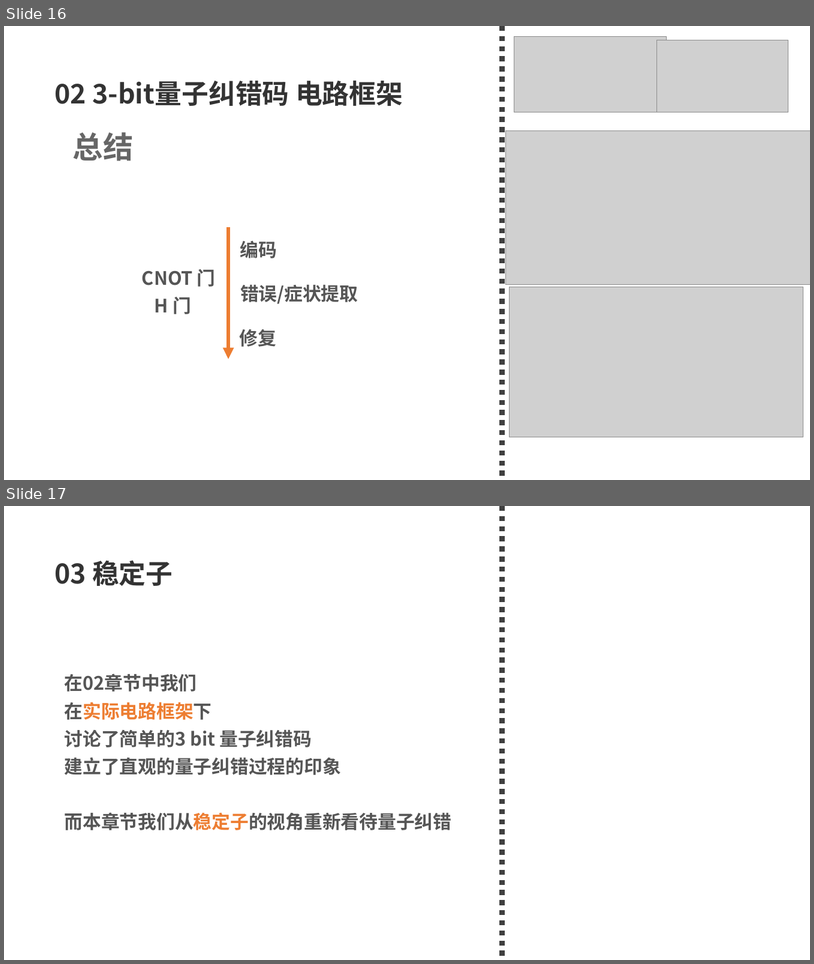
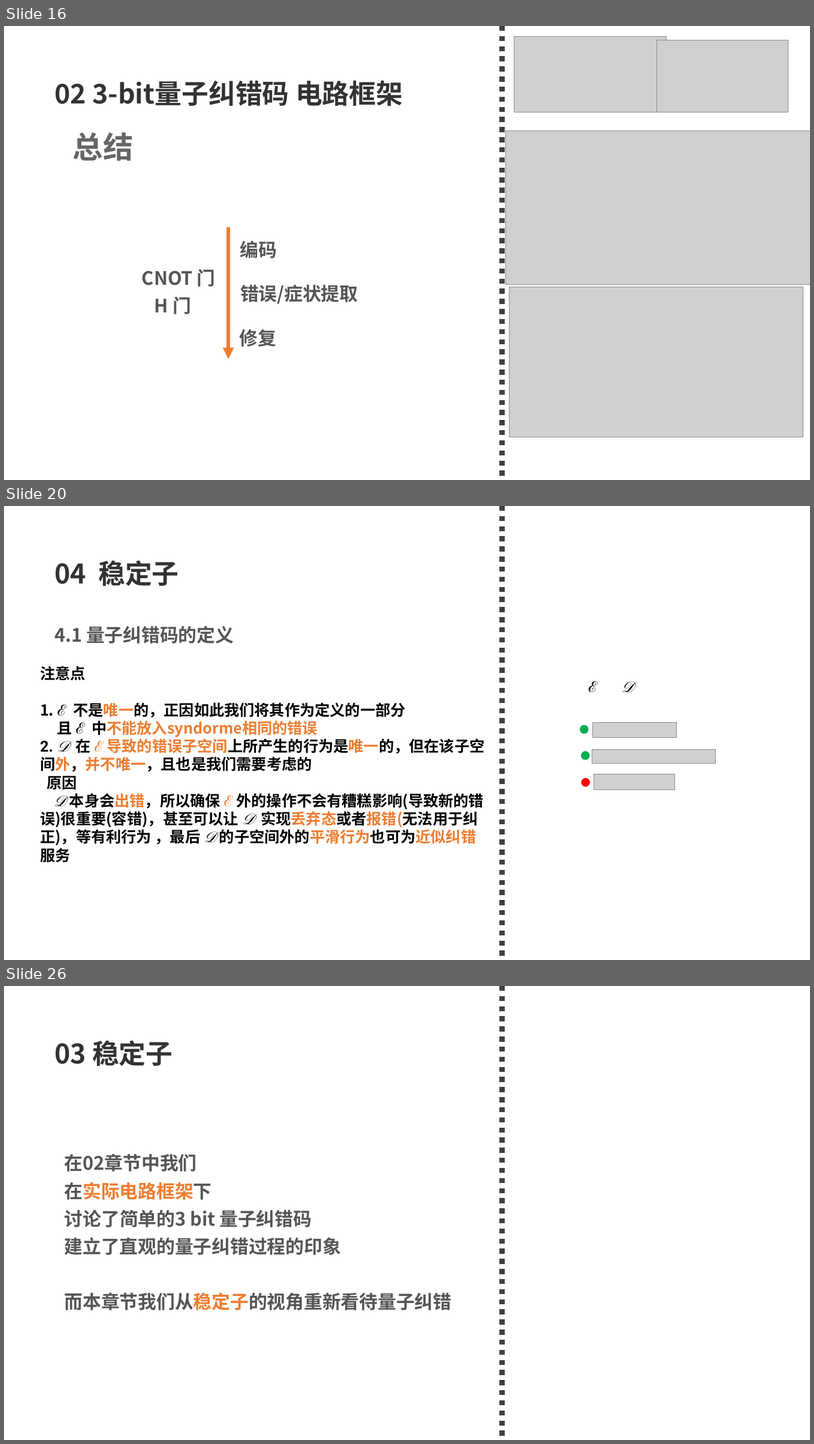
Before and after one commit to 77-223255/LM_QEC, a slide deck: what_i_learn/量子纠错导论.pptx. Shown one above the other, each under a label of ours: slides 16 and 17 before the commit, slides 16, 20 and 26 after it; the slides between them are not shown. The pictures are 814x964 and 814x1444 pixels, drawn with LibreOffice and Linux fonts; fonts in the diff are those of the drawing; grey boxes stand for pictures. Boxes give left, top, right and bottom in pixels: in the first picture for what was removed or moved away, otherwise in the second. Text is boxed around its words. In the diff, an @@ line names an element or a change of style, - is before the commit and + after.

Commit message:
更新 journal 并上传最新量子纠错导论 PPT

```diff
--- a/what_i_learn/量子纠错导论.pptx
+++ b/what_i_learn/量子纠错导论.pptx
@@ slide 20 added at [4,506,810,960], background #FFFFFF @@
@@ line added from (503, 506) to (503, 960), #404040 6 pt dashed @@
@@ text added at [54,560,179,586], 32 pt, text #333333, bold @@
+04 稳定子
@@ text added at [54,625,234,643], 22 pt, text #555555, bold @@
+4.1 量子纠错码的定义
@@ text added at [40,666,485,862], 18 pt, text #000000, bold @@
+注意点
+1. ℰ 不是唯一的，正因如此我们将其作为定义的一部分
+且 ℰ 中不能放入syndorme相同的错误
+2. 𝒟 在 ℰ 导致的错误子空间上所产生的行为是唯一的，但在该子空间外，并不唯一，且也是我们需要考虑的
+原因
+𝒟 本身会出错，所以确保 ℰ 外的操作不会有糟糕影响(导致新的错误)很重要(容错)，甚至可以让 𝒟 实现丢弃态或者报错(无法用于纠正)，等有利行为 ，最后 𝒟 的子空间外的平滑行为也可为近似纠错服务
@@ text added at [588,681,633,692], 18 pt, text #000000, bold, italic @@
+ℰ 𝒟
@@ ellipse added at [580,725,589,734], fill #00B050 @@
@@ picture added at [593,722,677,737] @@
@@ ellipse added at [581,751,590,760], fill #00B050 @@
@@ picture added at [593,749,717,763] @@
@@ picture added at [594,774,675,790] @@
@@ ellipse added at [582,778,591,787], fill #FF0000 @@
@@ what was slide 17 is now slide 26 @@
```
Also in this commit, not shown: 8 other slides added, 1 other file.
